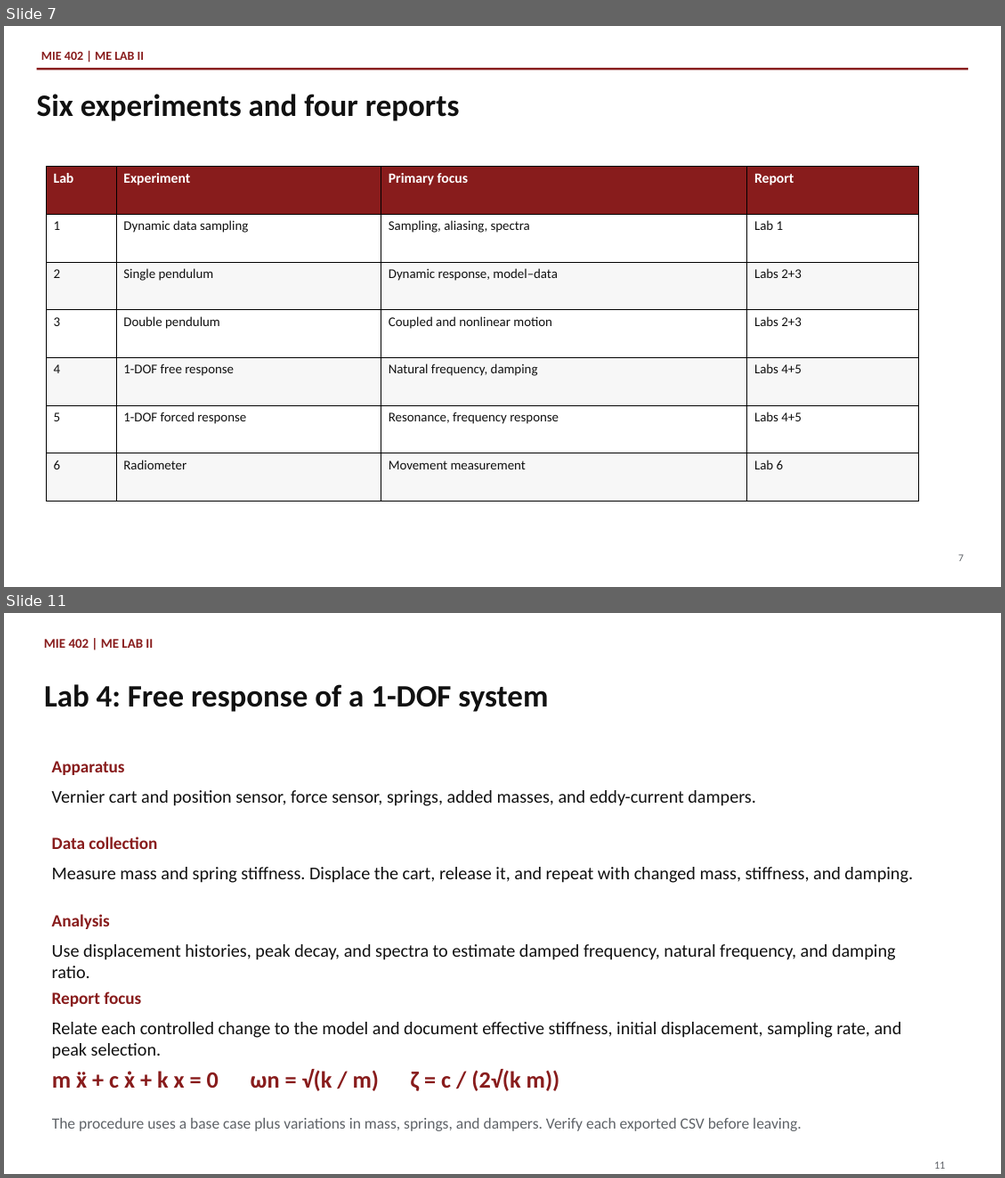
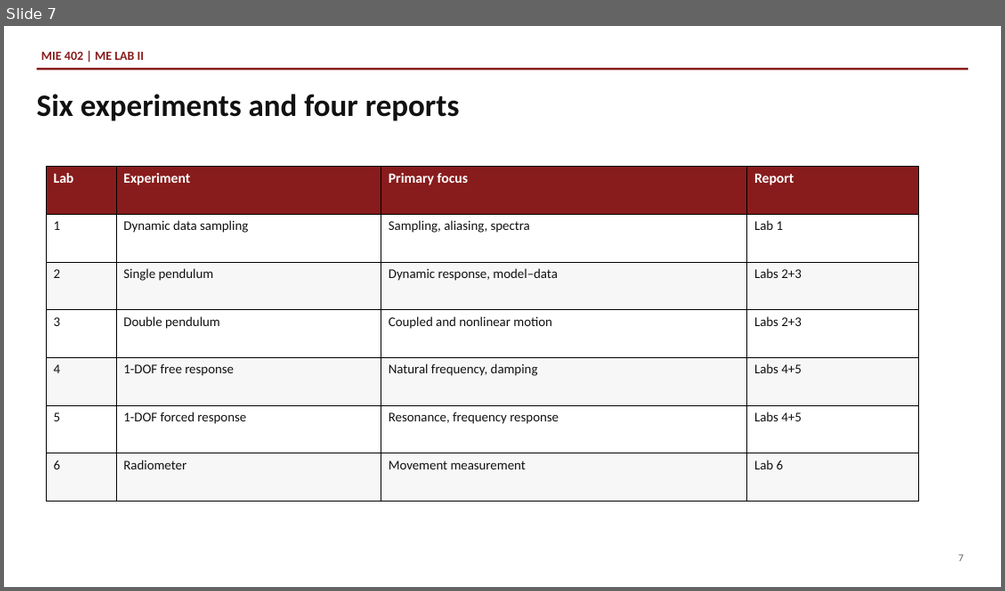
Before and after one commit to Ehsan-Roohi/MIE402-Lab, a slide deck: site/docs/MIE402_Lecture01_Report_Writing_Fall2026_v1.pptx. Shown one above the other, each under a label of ours: slides 7 and 11 before the commit, slide 7 after it; the slides between them are not shown. The pictures are 1005x1178 and 1005x591 pixels, drawn with LibreOffice and Linux fonts; fonts in the diff are those of the drawing. Boxes give left, top, right and bottom in pixels: in the first picture for what was removed or moved away, otherwise in the second. Text is boxed around its words. In the diff, an @@ line names an element or a change of style, - is before the commit and + after.

```diff
--- a/site/docs/MIE402_Lecture01_Report_Writing_Fall2026_v1.pptx
+++ b/site/docs/MIE402_Lecture01_Report_Writing_Fall2026_v1.pptx
@@ slide 11 removed at box(4, 613, 1001, 1174), background #FFFFFF @@
@@ text removed at box(44, 639, 153, 648) @@
-MIE 402 | ME LAB II
@@ text removed at box(44, 684, 548, 712) @@
-Lab 4: Free response of a 1-DOF system
@@ text removed at box(52, 761, 125, 775) @@
-Apparatus
@@ text removed at box(52, 790, 756, 806) @@
-Vernier cart and position sensor, force sensor, springs, added masses, and eddy-current dampers.
@@ text removed at box(52, 836, 157, 849) @@
-Data collection
@@ text removed at box(52, 867, 913, 883) @@
-Measure mass and spring stiffness. Displace the cart, release it, and repeat with changed mass, stiffness, and damping.
@@ text removed at box(52, 914, 110, 929) @@
-Analysis
@@ text removed at box(52, 944, 896, 978) @@
-Use displacement histories, peak decay, and spectra to estimate damped frequency, natural frequency, and damping ratio.
@@ text removed at box(52, 991, 141, 1006) @@
-Report focus
@@ text removed at box(52, 1022, 902, 1059) @@
-Relate each controlled change to the model and document effective stiffness, initial displacement, sampling rate, and peak selection.
@@ text removed at box(52, 1069, 560, 1091) @@
-m ẍ + c ẋ + k x = 0 ωn = √(k / m) ζ = c / (2√(k m))
@@ text removed at box(52, 1118, 801, 1131) @@
-The procedure uses a base case plus variations in mass, springs, and dampers. Verify each exported CSV before leaving.
@@ text removed at box(934, 1161, 945, 1168) @@
-11
```
Also in this commit, not shown: 17 slides changed, 13 slides added, 6 other slides removed, 12 other files.
